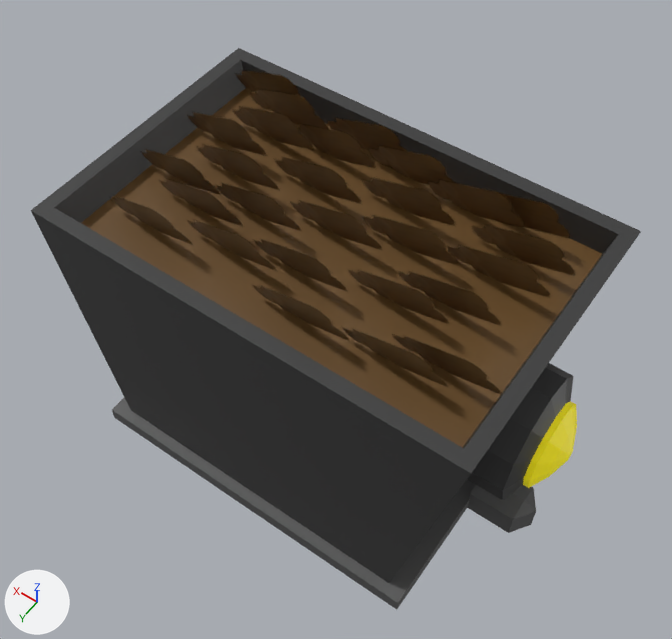
An edit to the Blender file assets/Minecart.blend, drawn before and after from the same camera.
Camera for both pictures: a 50 mm lens placed at (-2.3, 3.19, 5.07), pointed at (0.03, -0.07, -0.06). The axes (+X, +Y, +Z) are drawn at lower left. The lights are the same throughout. The older version comes first.
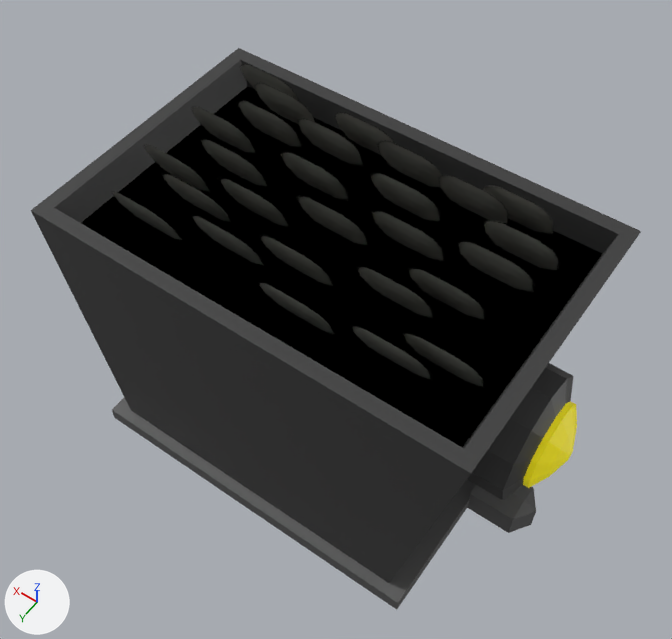
Where the change shows, as pixel boxes [x1, y1, x2, y2] in the pictures (672 x 639 px):
'Lowerplane', recoloured (brown to dark grey): [81, 88, 602, 448] in both
'Plane.020', surface changed: [485, 225, 558, 270] in both
'Plane.021', surface changed: [439, 180, 508, 223] in both
'Plane.017', surface changed: [459, 245, 533, 292] in both
'Plane.019', surface changed: [372, 178, 440, 221] in both
'Plane.008', surface changed: [410, 272, 484, 319] in both
'Plane.016', surface changed: [373, 215, 443, 260] in both
'Plane.018', surface changed: [378, 146, 442, 185] in both
'Plane.022', surface changed: [497, 192, 553, 234] in both
'Plane.004', surface changed: [359, 270, 432, 318] in both
'Plane.007', surface changed: [405, 336, 483, 387] in both
'Plane.014', surface changed: [282, 157, 348, 200] in both
'Plane.015', surface changed: [299, 124, 363, 165] in both
'Plane', surface changed: [299, 201, 368, 245] in both
'Plane.013', surface changed: [239, 106, 302, 147] in both
'Plane.024', surface changed: [256, 89, 315, 125] in both
'Plane.006', surface changed: [353, 329, 431, 379] in both
'Plane.012', surface changed: [193, 112, 255, 153] in both
'Plane.023', surface changed: [336, 118, 395, 150] in both
'Plane.011', surface changed: [203, 144, 267, 186] in both
'Plane.027', surface changed: [262, 240, 333, 286] in both
'Plane.010', surface changed: [222, 183, 289, 227] in both
'Plane.003', surface changed: [261, 286, 334, 334] in both
'Plane.026', surface changed: [145, 149, 210, 191] in both
'Plane.009', surface changed: [164, 178, 231, 222] in both
'Plane.002', surface changed: [194, 220, 263, 265] in both
'Plane.025', surface changed: [241, 70, 295, 94] in both
'Plane.001', surface changed: [115, 196, 181, 240] in both

Edits to the bpy script that builds the scene:
```text
Add img_stone_png:
    img_stone_png = load_image('stone.png', 'items/stone.png', 43, 43, 'sRGB')
Change mat_lowerplane:
    mat_lowerplane.base_color: (0.145, 0.0729, 0.0185) -> (0.114, 0.121, 0.121)  # brown #6a4c25 -> dark grey #5f6262
Change mat_itemicon:
    mat_itemicon.texture: img_wood_png -> img_stone_png  # with its transparency
```
